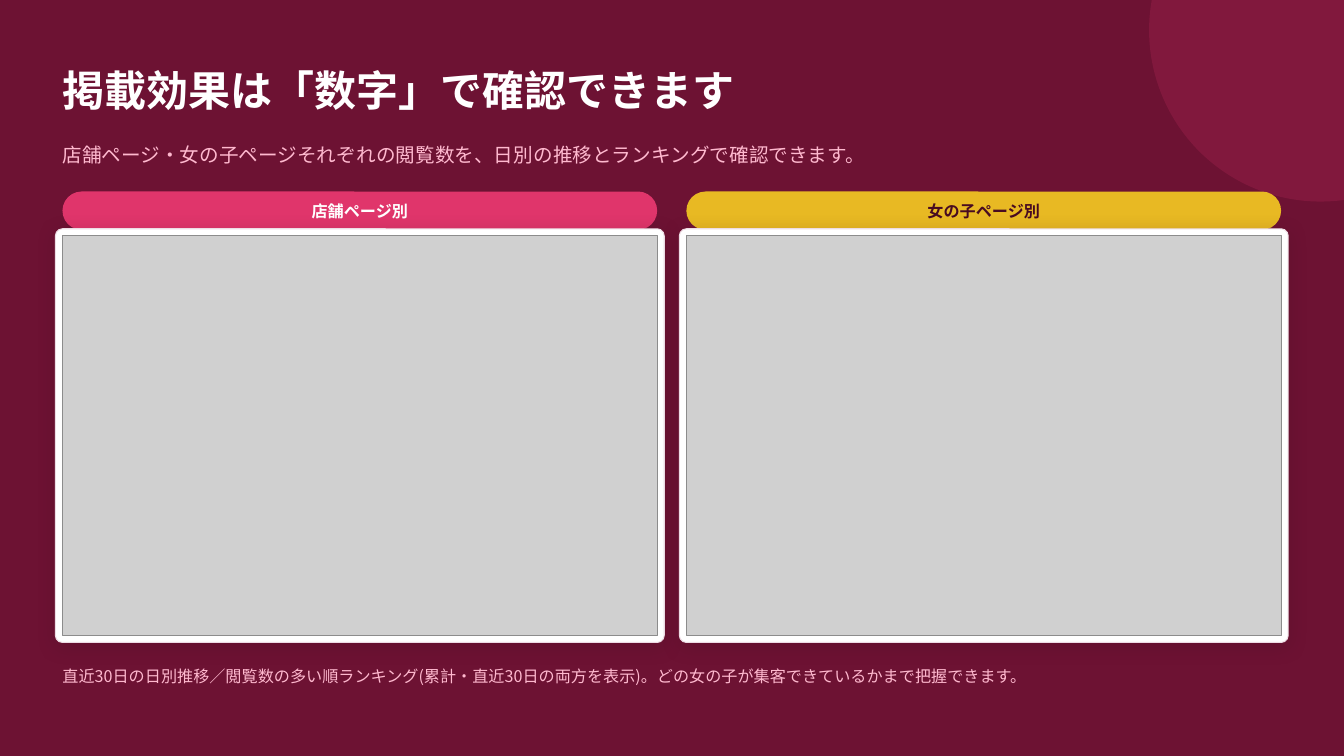
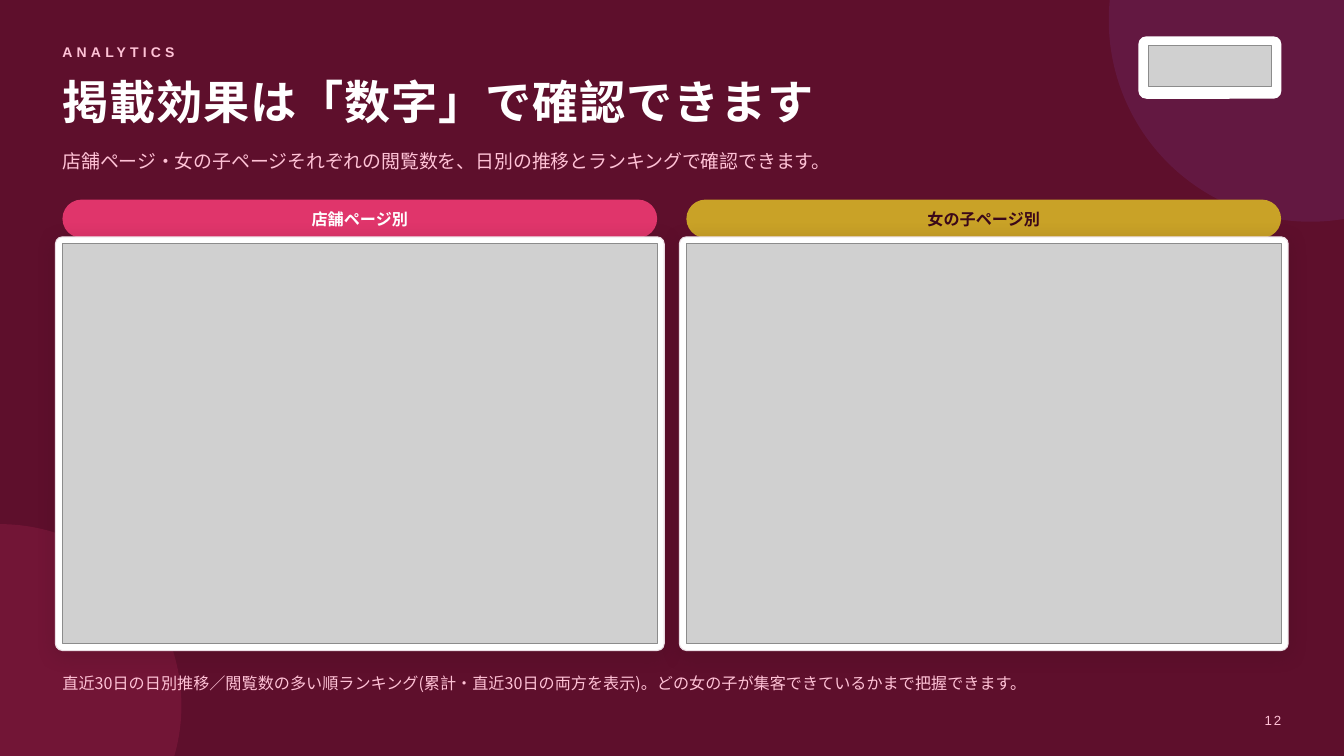
Before and after one commit to kanabun-git/ume, a slide deck: slide 12 of docs/fuzokuzero_sales_deck.pptx. Drawn at 1344x756 pixels with LibreOffice and Linux fonts; fonts in the diff are those of the drawing; grey boxes stand for pictures. Boxes give left, top, right and bottom in pixels: in the first picture for what was removed or moved away, otherwise in the second. Text is boxed around its words. In the diff, an @@ line names an element or a change of style, - is before the commit and + after.

```diff
--- a/docs/fuzokuzero_sales_deck.pptx
+++ b/docs/fuzokuzero_sales_deck.pptx
@@ background #6D1233 to #5E0F2C @@
@@ ellipse: place and size @@
-ellipse at [1149, 0, 1344, 202]
+ellipse at [1109, 0, 1344, 222]
@@ ellipse at [1109, 0, 1344, 222]: fill #E0356B at 18% opacity to #7B3F98 at 20% opacity @@
@@ text added at [63, 40, 970, 65], 10 pt, text #FFC2D6, bold @@
+ANALYTICS
@@ rounded rectangle: place and size @@
-rounded rectangle at [55, 229, 664, 642]
+rounded rectangle at [1138, 36, 1281, 99]
@@ rounded rectangle at [1138, 36, 1281, 99]: outline #EDDCE4 0.75 pt to none; shadow off; proportions changed @@
@@ picture added at [1148, 45, 1271, 87] @@
@@ text "掲載効果は「数字」で確認できます": place and size @@
-text "掲載効果は「数字」で確認できます" at [62, 70, 734, 110]
+text "掲載効果は「数字」で確認できます" at [62, 79, 813, 124]
@@ text "掲載効果は「数字」で確認できます" at [62, 79, 813, 124]: size 30 to 33 pt, letter spacing 0 to 0.6 pt @@
@@ text "店舗ページ・女の子ページそれぞれの閲覧数を、日別の推移とランキングで確認できます。" at [62, 152, 830, 170]: size 14 to 13.5 pt, text colour #FFB9CF to #FFC2D6; line spacing 1 to 1.2; vertical alignment middle to top @@
@@ 4 texts, 2 pictures, 2 rounded rectangles: place and size @@
-4 texts, 2 pictures, 2 rounded rectangles at [62, 145, 1281, 685]
+4 texts, 2 pictures, 2 rounded rectangles at [62, 152, 1281, 692]
@@ text "女の子ページ別" at [927, 211, 1040, 227]: text colour #480B21 to #3B0819 @@
@@ rounded rectangle at [687, 200, 1281, 238]: fill #E8B923 to #C9A227 @@
@@ rounded rectangle: place and size @@
-rounded rectangle at [680, 229, 1289, 642]
+rounded rectangle at [55, 237, 664, 650]
@@ rounded rectangle at [55, 237, 664, 650]: outline #EDDCE4 0.75 pt to #EBDDE4 0.75 pt; shadow changed @@
@@ rounded rectangle added at [680, 237, 1289, 650], fill #FFFFFF, outline #EBDDE4 0.75 pt @@
@@ ellipse added at [0, 524, 181, 756], fill #E0356B at 16% opacity @@
@@ text "直近30日の日別推移／閲覧数の多い順ランキング(累計・直近30日の両方を表示)。どの女の子が集客できているかまで把握でき ..." at [62, 675, 1026, 692]: text colour #FFB9CF to #FFC2D6 @@
@@ text added at [1265, 715, 1282, 725], 9.5 pt, text #FFC2D6 @@
+12
```
Also in this commit, not shown: 13 other slides changed, 8 other files.
